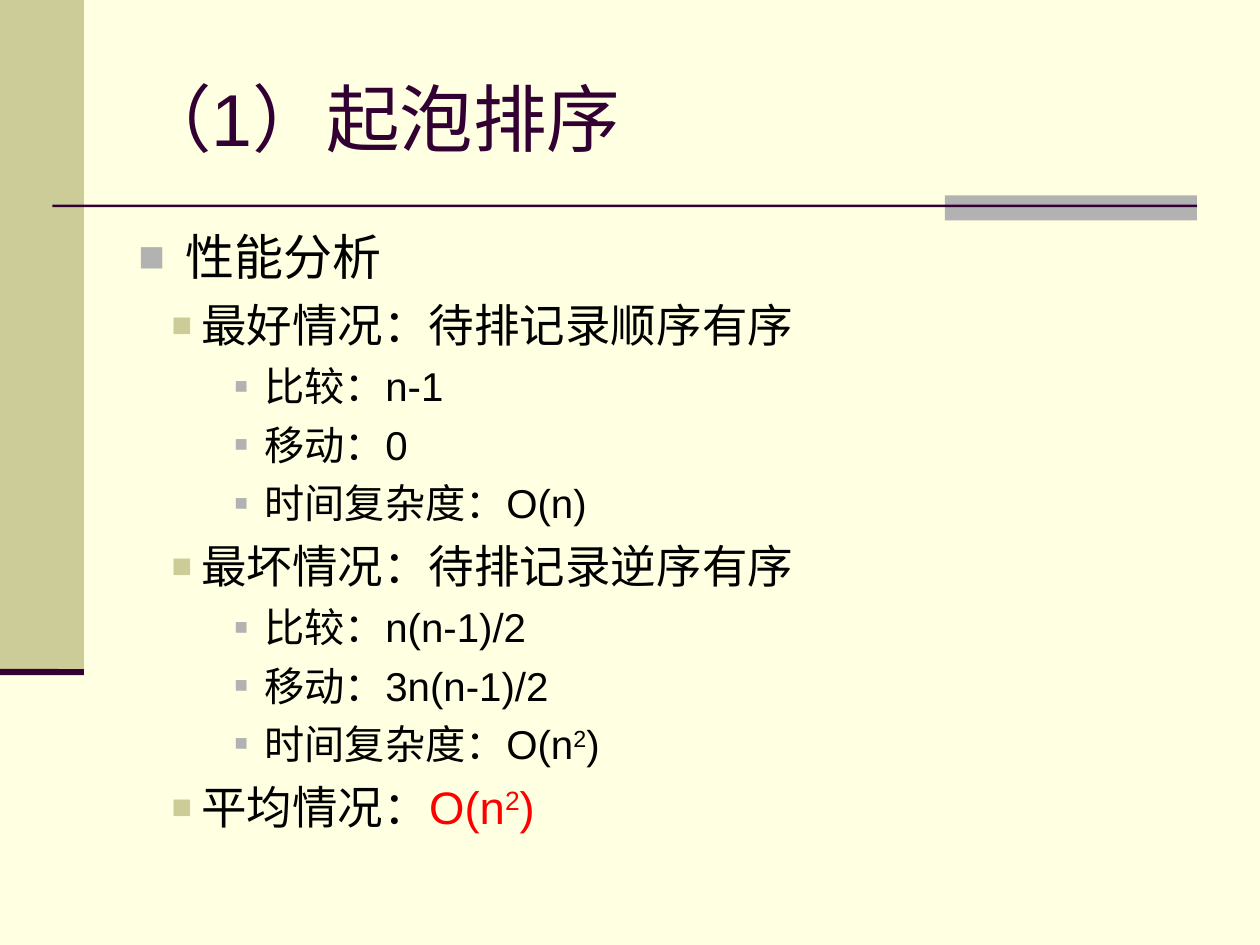
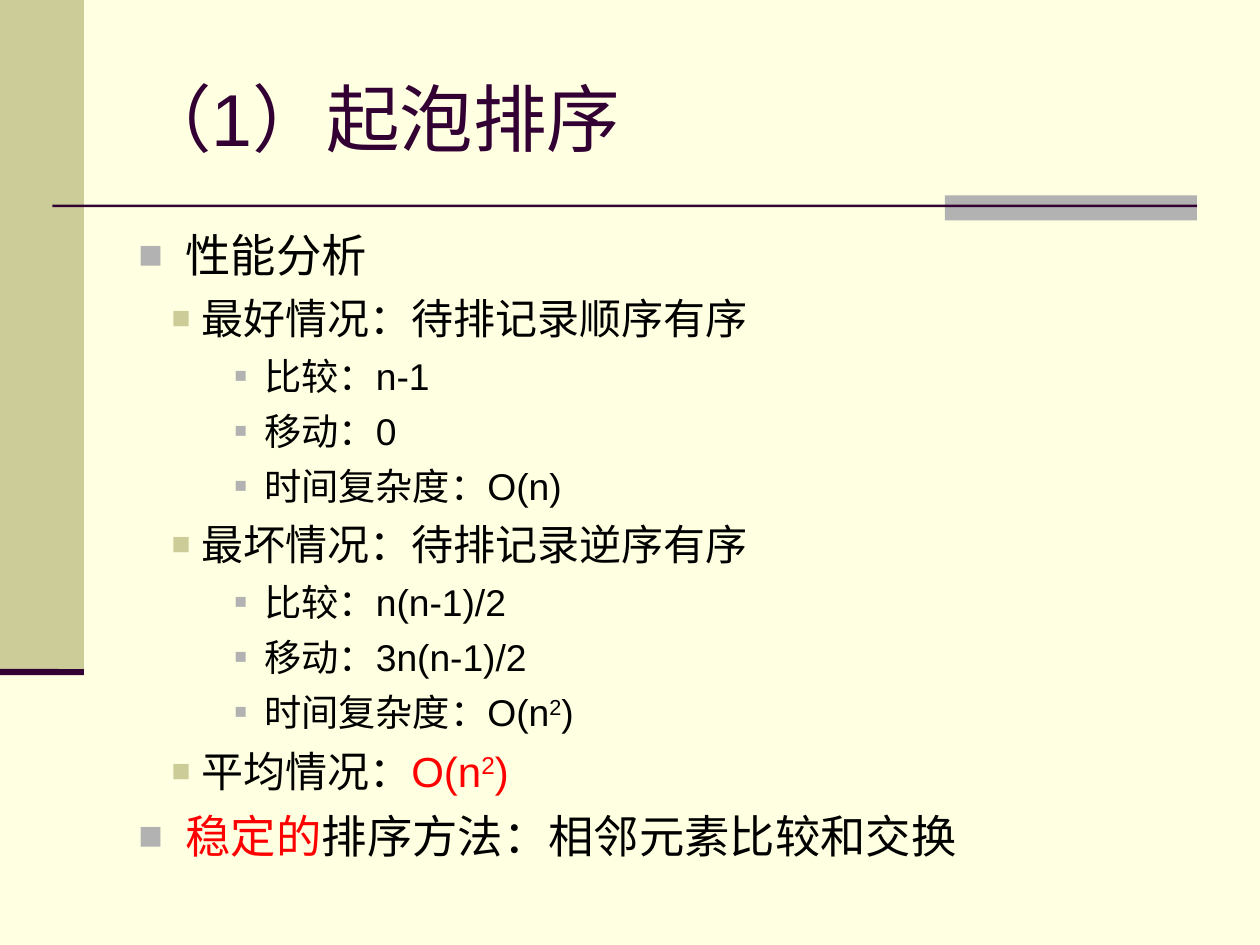
Before and after one commit to zhuangbo/ds-cpp, a slide deck: slide 17 of slides/PPT/ds10.1-3.ppt. Drawn at 1260x945 pixels with LibreOffice and Linux fonts; fonts in the diff are those of the drawing. Boxes give left, top, right and bottom in pixels: in the first picture for what was removed or moved away, otherwise in the second. Text is boxed around its words. In the diff, an @@ line names an element or a change of style, - is before the commit and + after.

```diff
--- a/slides/PPT/ds10.1-3.ppt
+++ b/slides/PPT/ds10.1-3.ppt
@@ text at bbox=[186, 234, 747, 796]: size 28 to 25.9 pt in "性能分析"; size 26 to 24.1 pt in "最好情况：待排记录顺序有序", "最坏情况：待排记录逆序有序", "平均情况：O(n2)"; size 23 to 21.3 pt in "比较：n-1", "移动：0", "时间复杂度：O(n)", "比较：n(n-1)/2" and 2 more places @@
@@ text at bbox=[186, 814, 957, 857]: paragraph added @@
+■ 稳定的排序方法：相邻元素比较和交换
```
Also in this commit, not shown: 4 other slides changed, 3 other files.
